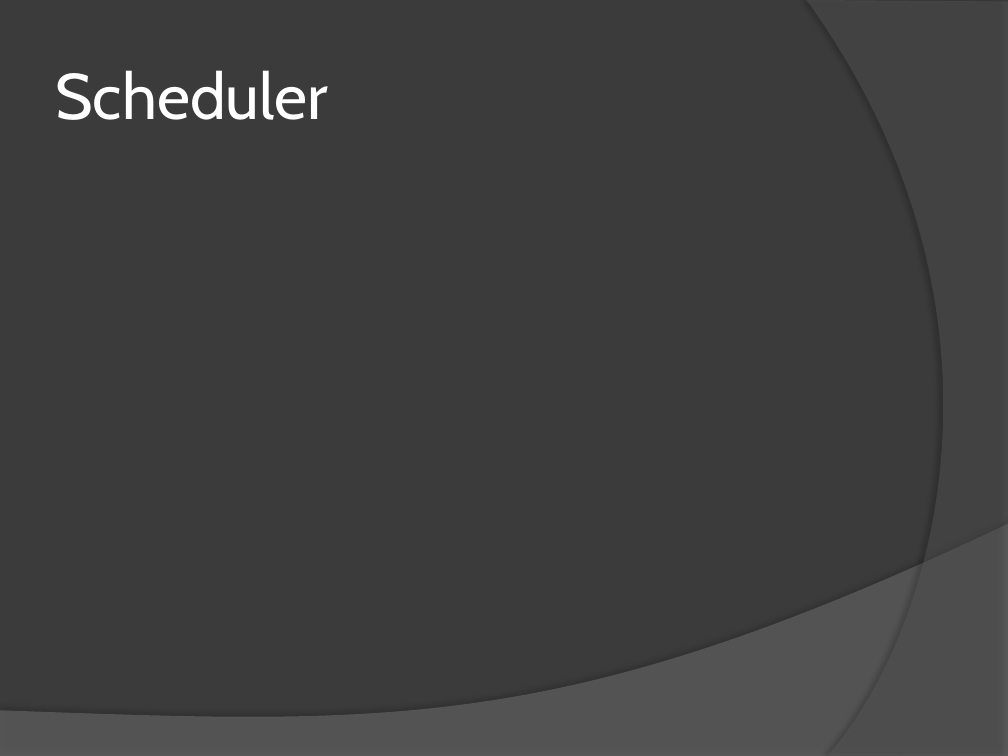
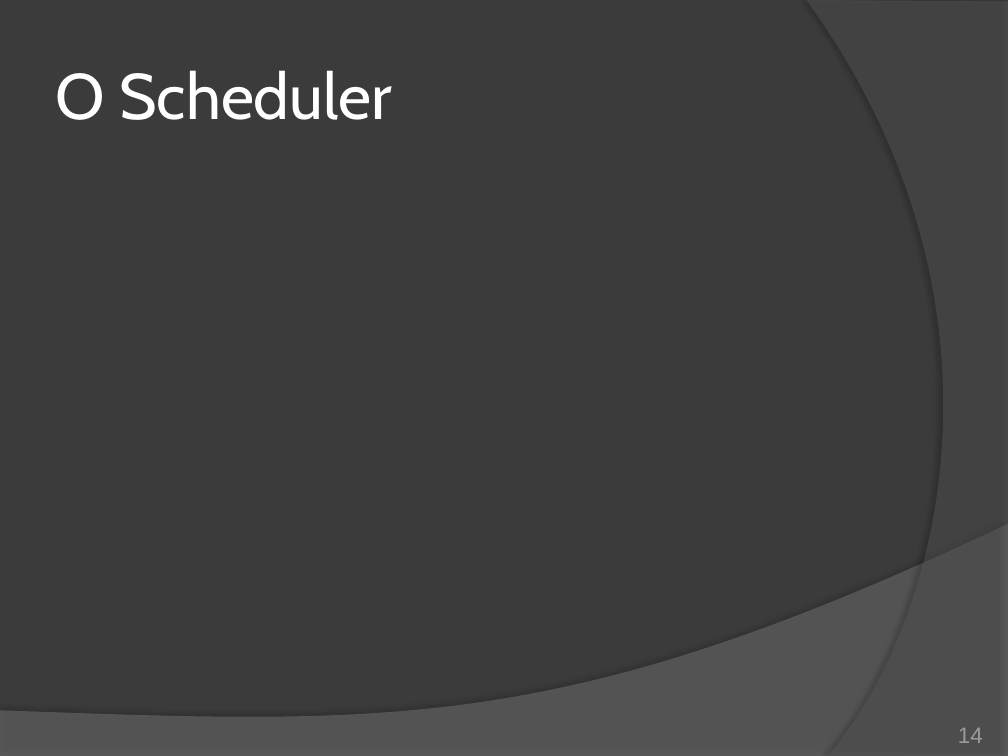
Before and after one commit to duchesqui/slzvieira-training, a slide deck: slide 14 of 2-Java-Programmer-Modulo-II/14.Capitulo08.pptx (slide 9 before the commit). Drawn at 1008x756 pixels with LibreOffice and Linux fonts; fonts in the diff are those of the drawing. Boxes give left, top, right and bottom in pixels: in the first picture for what was removed or moved away, otherwise in the second. Text is boxed around its words. In the diff, an @@ line names an element or a change of style, - is before the commit and + after.

```diff
--- a/2-Java-Programmer-Modulo-II/14.Capitulo08.pptx
+++ b/2-Java-Programmer-Modulo-II/14.Capitulo08.pptx
@@ title at [55,70,392,120]: text changed @@
-Scheduler
+O Scheduler
@@ page number added at [958,728,983,743], 16 pt, text #9D9B9A @@
+14
```
Also in this commit, not shown: 10 other slides changed, 8 slides added, 9 slides removed.
